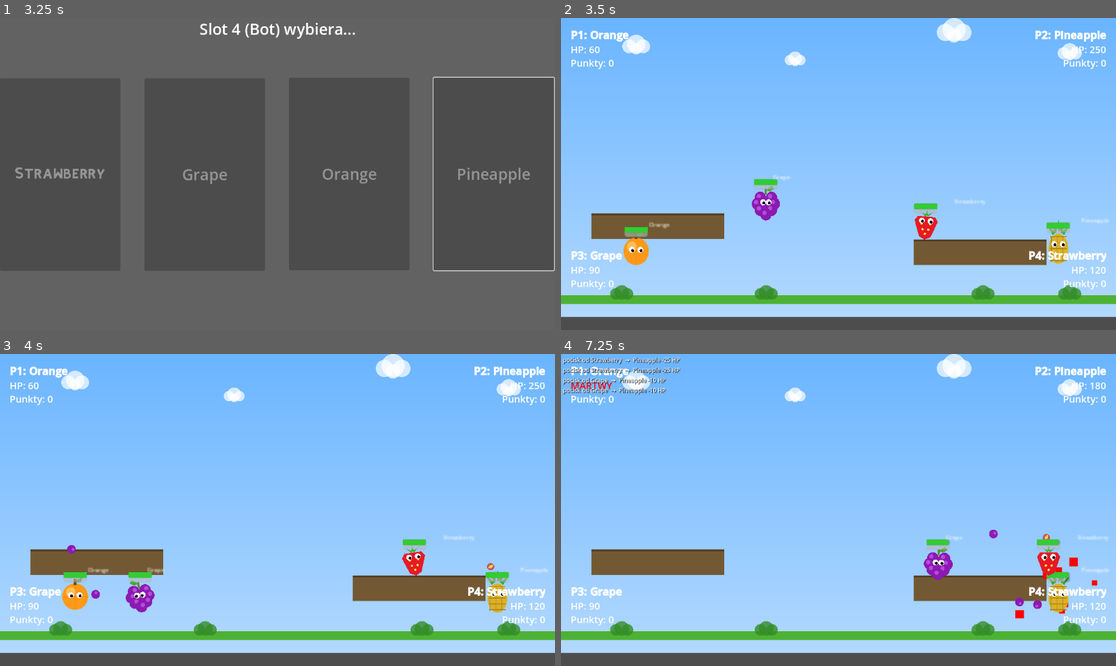
Above: before the commit, frames 1-4 (two rows, left to right).
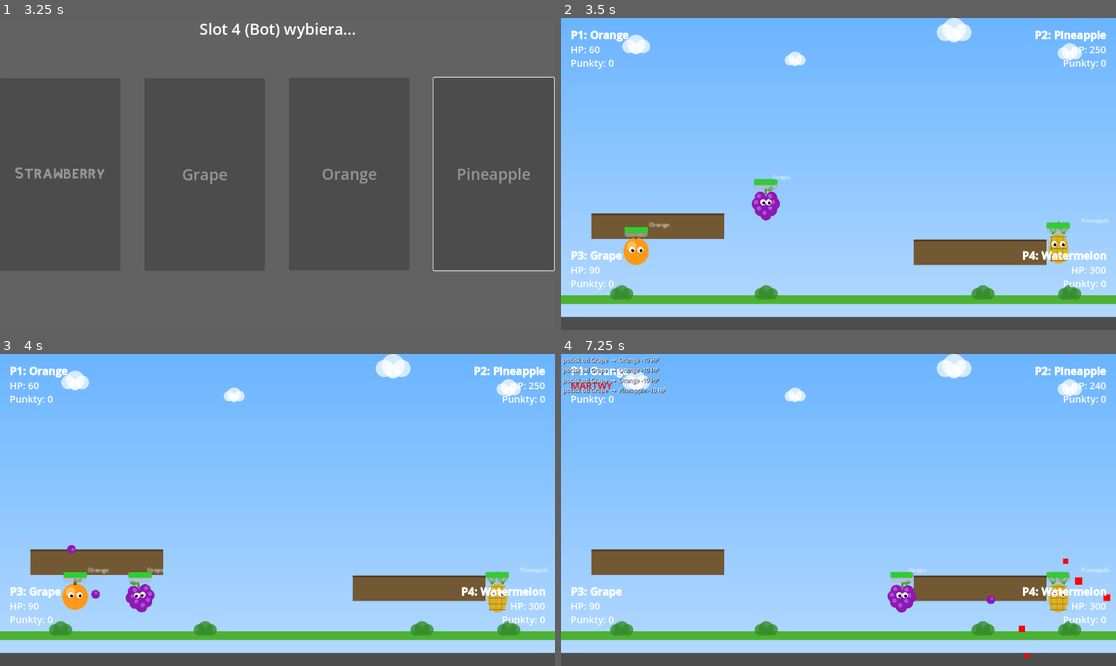
Above: after the commit, the same moments.

Repository: mamamd3/Fruit-Game
Game: Godot game, scene res://scenes/ui/splash_screen.tscn
The game is run twice, just before and just after one commit, with the same random seed, the same clock (stepped at 60 frames per second) and the same inputs.
Inputs (mouse positions are in pixels of both pictures, inside the frame that each line leads up to):
- Up to frame 1 (3.25 s): tap Enter (ui_accept) at 0.5, 0.77 s; move the mouse to (399, 158) at 0.52 s; click (399, 158) at 0.67 s; click "▶ Start gra lokalna" at 1.25 s; click "Orange" at 2 s; click "Pineapple" at 2.75 s
- Up to frame 2 (3.5 s): no input
- Up to frame 3 (4 s): move the mouse to (166, 525) at 3.52 s; click (166, 525) at 3.67 s; tap Enter (ui_accept) at 3.77 s
- Up to frame 4 (7.25 s): move the mouse to (894, 441) at 4.27 s; click (894, 441) at 4.42 s; move the mouse to (810, 572) at 5.02 s; click (810, 572) at 5.17 s; tap Enter (ui_accept) at 5.27, 6.02, 6.77 s; move the mouse to (1005, 556) at 5.77 s; click (1005, 556) at 5.92 s; move the mouse to (672, 463) at 6.52 s; click (672, 463) at 6.67 s

Frame 1 is identical in both runs. In frame 2, 0.7% of the frame differs, in the area x 63-99%, y 58-82%; in frame 3, 0.7%; in frame 4, 2.7%, in the area x 5-99%, y 1-98%.
Error after the commit: Invalid access to property or key 'Watermelon' on a base object of type 'Dictionary'. (res://scripts/core/main_game.gd:73)

Commit message:
feat: initialize global script with game state, modifier registry, and gamepad input mapping

Diff:
--- a/scripts/core/global.gd
+++ b/scripts/core/global.gd
@@ -44,6 +44,8 @@
 	"Orange":     { "hp": 60,  "speed": 95,  "dmg": 65, "range": 450, "fire_rate": 2.0 },
 	"Pineapple":  { "hp": 250, "speed": 55,  "dmg": 40, "range": 80,  "fire_rate": 0.6 },
 	"Grape":      { "hp": 90,  "speed": 110, "dmg": 10, "range": 180, "fire_rate": 0.15 },
+	"Lemon":      { "hp": 80,  "speed": 90,  "dmg": 15, "range": 300, "fire_rate": 0.8 },
+	"Watermelon": { "hp": 300, "speed": 40,  "dmg": 70, "range": 90,  "fire_rate": 1.5 },
 }
 
 # Kopia robocza — może być modyfikowana przez mody (thick_skin, seed_collector itp.)
